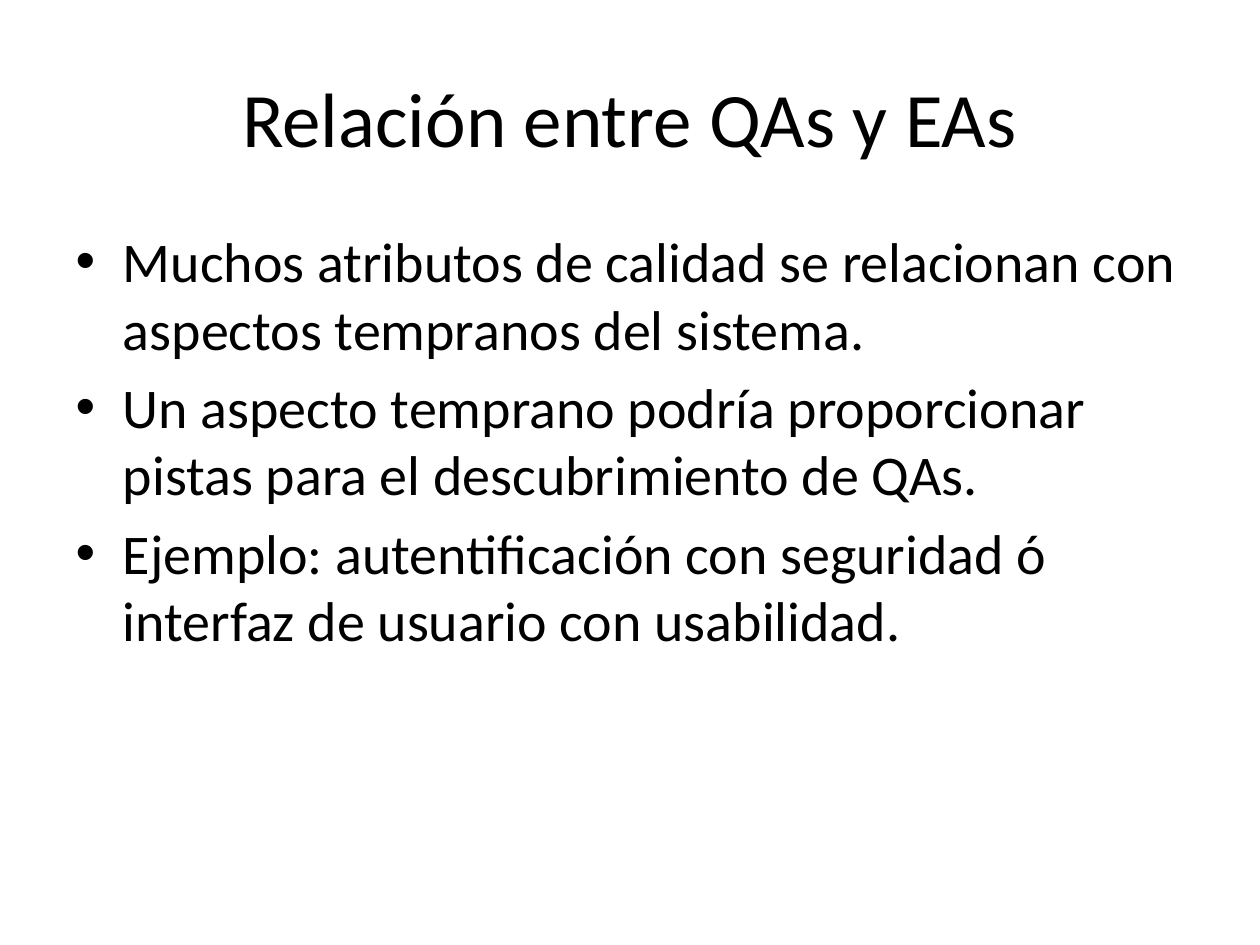
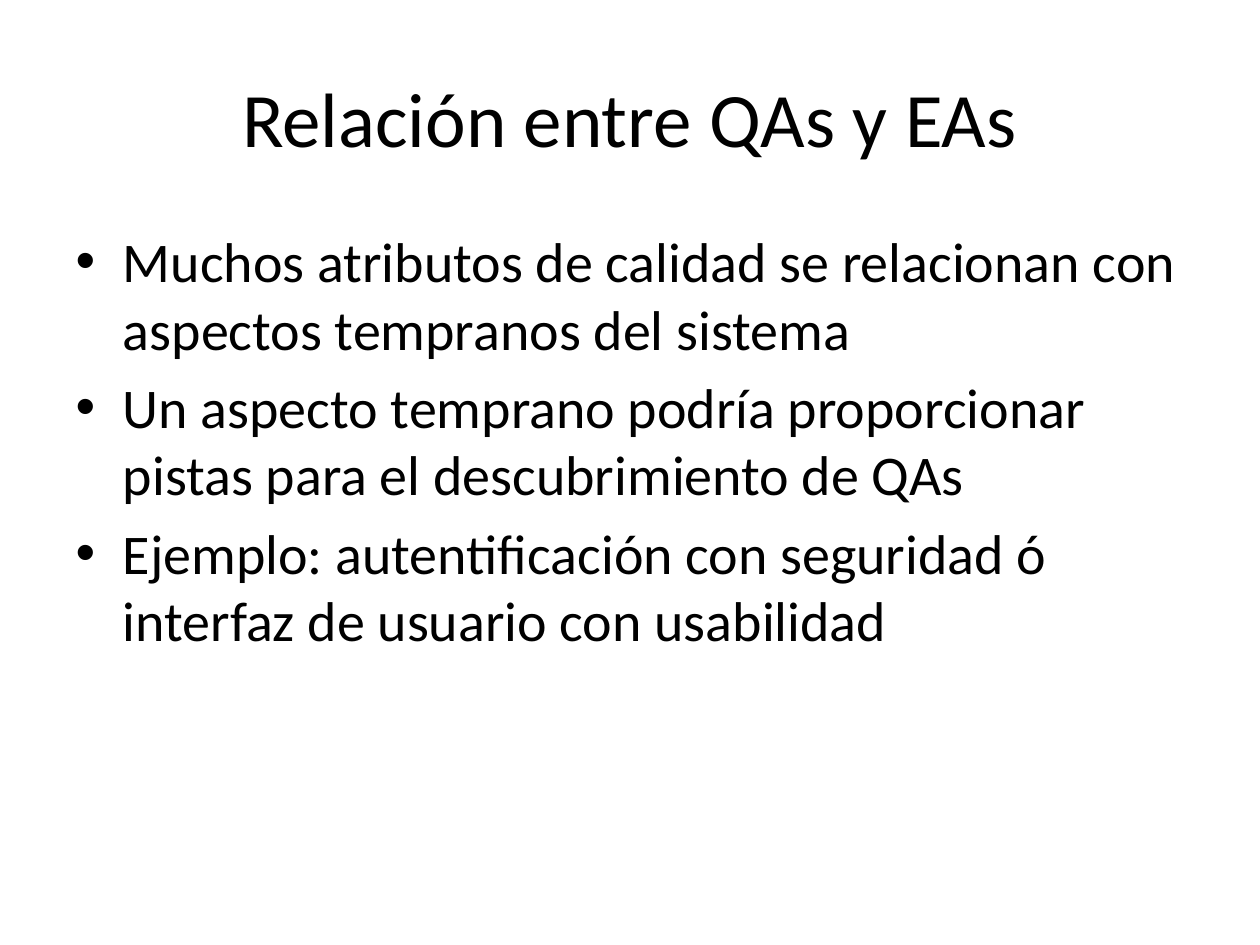
Before and after one commit to alejandrorago/qatesis2, a slide deck: slide 7 of Capitulos Finales/filiminasPeladas.pptx. Drawn at 1260x945 pixels with LibreOffice and Linux fonts; fonts in the diff are those of the drawing. Boxes give left, top, right and bottom in pixels: in the first picture for what was removed or moved away, otherwise in the second. Text is boxed around its words. In the diff, an @@ line names an element or a change of style, - is before the commit and + after.

```diff
--- a/Capitulos Finales/filiminasPeladas.pptx
+++ b/Capitulos Finales/filiminasPeladas.pptx
@@ text at [123,243,1175,642]: text changed @@
-• Muchos atributos de calidad se relacionan con aspectos tempranos del sistema.
-• Un aspecto temprano podría proporcionar pistas para el descubrimiento de QAs.
-• Ejemplo: autentificación con seguridad ó interfaz de usuario con usabilidad.
+• Muchos atributos de calidad se relacionan con aspectos tempranos del sistema
+• Un aspecto temprano podría proporcionar pistas para el descubrimiento de QAs
+• Ejemplo: autentificación con seguridad ó interfaz de usuario con usabilidad
```
Also in this commit, not shown: 9 other slides changed, 1 slide removed.
